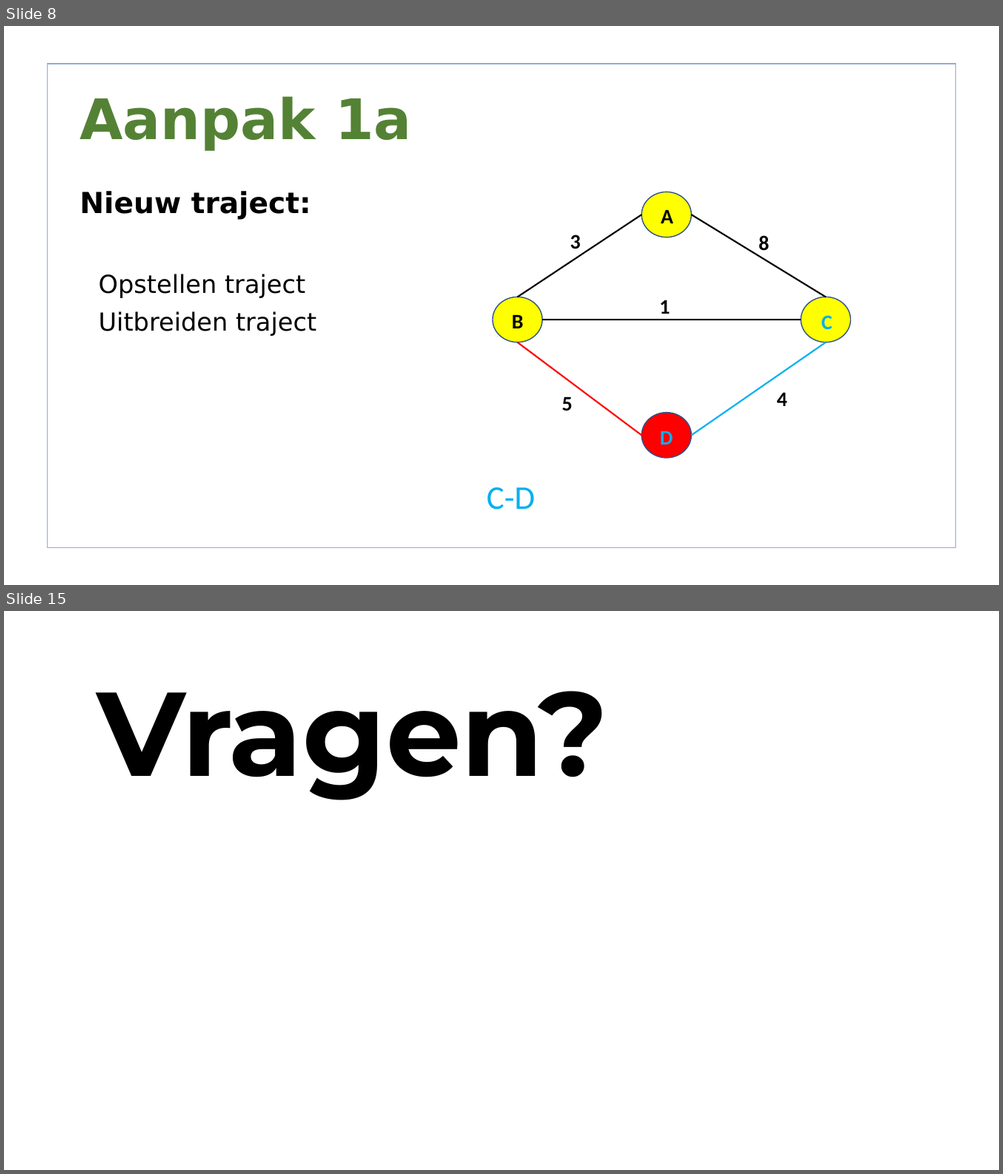
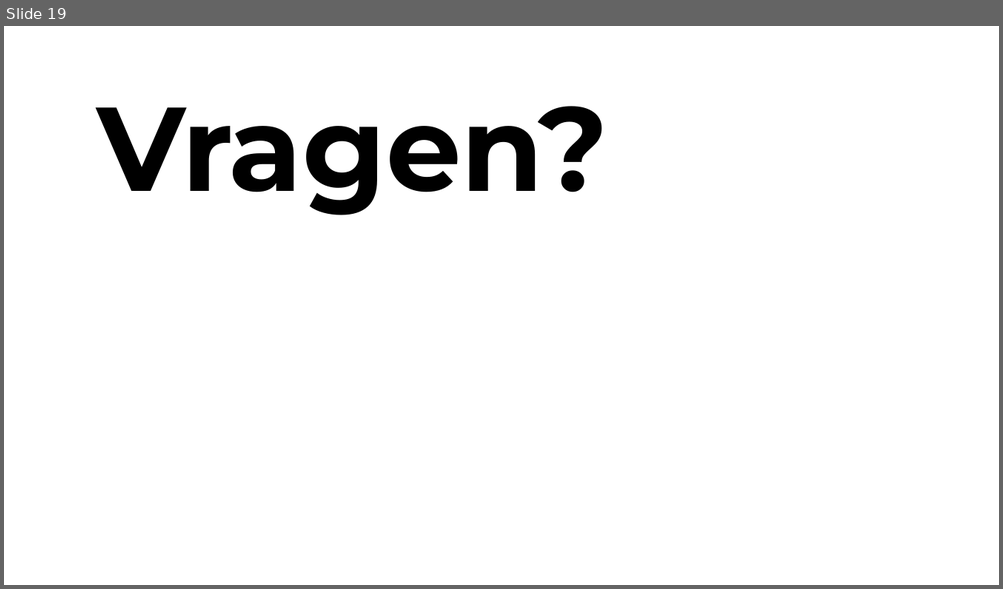
Before and after one commit to lisa259/RailNL, a slide deck: presentaties/Presentation 2.odp. Shown one above the other, each under a label of ours: slides 8 and 15 before the commit, slide 19 after it; the slides between them are not shown. The pictures are 1003x1174 and 1003x589 pixels, drawn with LibreOffice and Linux fonts; fonts in the diff are those of the drawing; background and template pictures are left out. Boxes give left, top, right and bottom in pixels: in the first picture for what was removed or moved away, otherwise in the second. Text is boxed around its words. In the diff, an @@ line names an element or a change of style, - is before the commit and + after.

```diff
--- a/presentaties/Presentation 2.odp
+++ b/presentaties/Presentation 2.odp
@@ slide 8 removed at [4,26,999,585], background picture (left out) @@
@@ freeform shape removed at [47,64,956,548] @@
@@ title removed at [79,96,411,151] @@
-Aanpak 1a
@@ text removed at [79,191,535,510] @@
-Nieuw traject:
-• Opstellen traject
-• Uitbreiden traject
-C-D
@@ freeform shape removed at [641,192,691,238] @@
@@ line removed from (518, 298) to (641, 215) @@
@@ text removed at [660,210,673,224] @@
-A
@@ line removed from (825, 298) to (691, 215) @@
@@ text removed at [570,235,580,249] @@
-3
@@ text removed at [758,235,768,255] @@
-8
@@ freeform shape removed at [492,298,543,343] @@
@@ text removed at [659,300,669,314] @@
-1
@@ freeform shape removed at [801,298,851,343] @@
@@ text removed at [512,315,523,329] @@
-B
@@ line removed from (542, 320) to (801, 320) @@
@@ text removed at [821,315,832,330] @@
-C
@@ line removed from (641, 436) to (518, 342) @@
@@ line removed from (691, 436) to (825, 342) @@
@@ text removed at [562,397,572,412] @@
-5
@@ text removed at [777,392,787,406] @@
-4
@@ freeform shape removed at [641,413,691,459] @@
@@ text removed at [660,431,673,445] @@
-D
@@ what was slide 15 is now slide 19 @@
```
Also in this commit, not shown: 3 slides changed, 15 slides added, 10 other slides removed, 4 other files.
